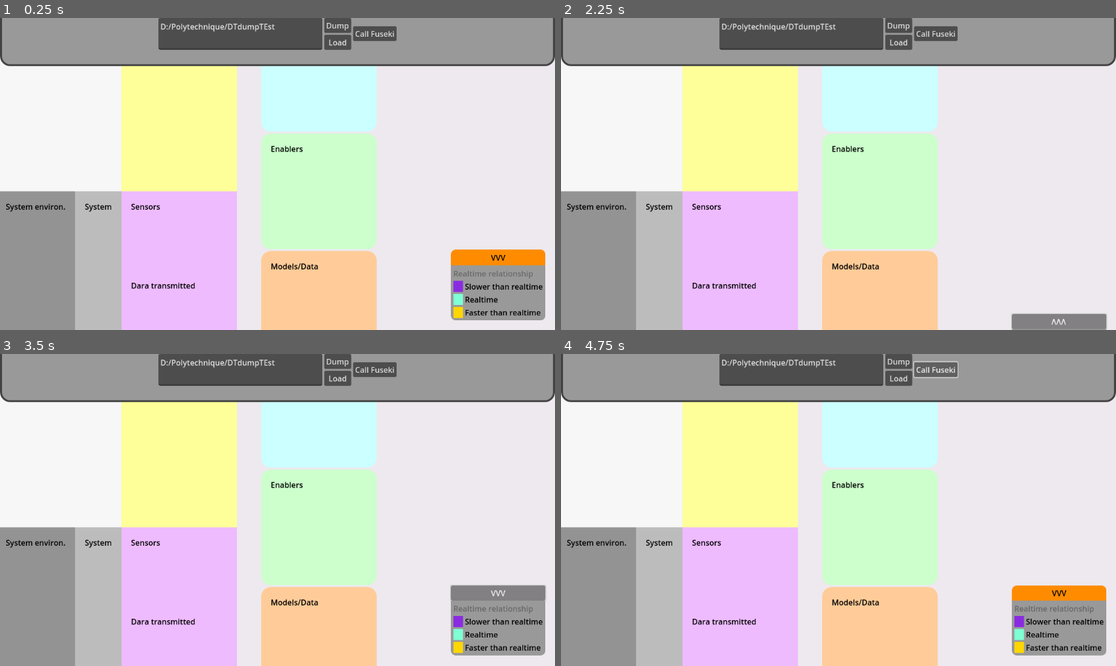
Above: before the commit, frames 1-4 (two rows, left to right).
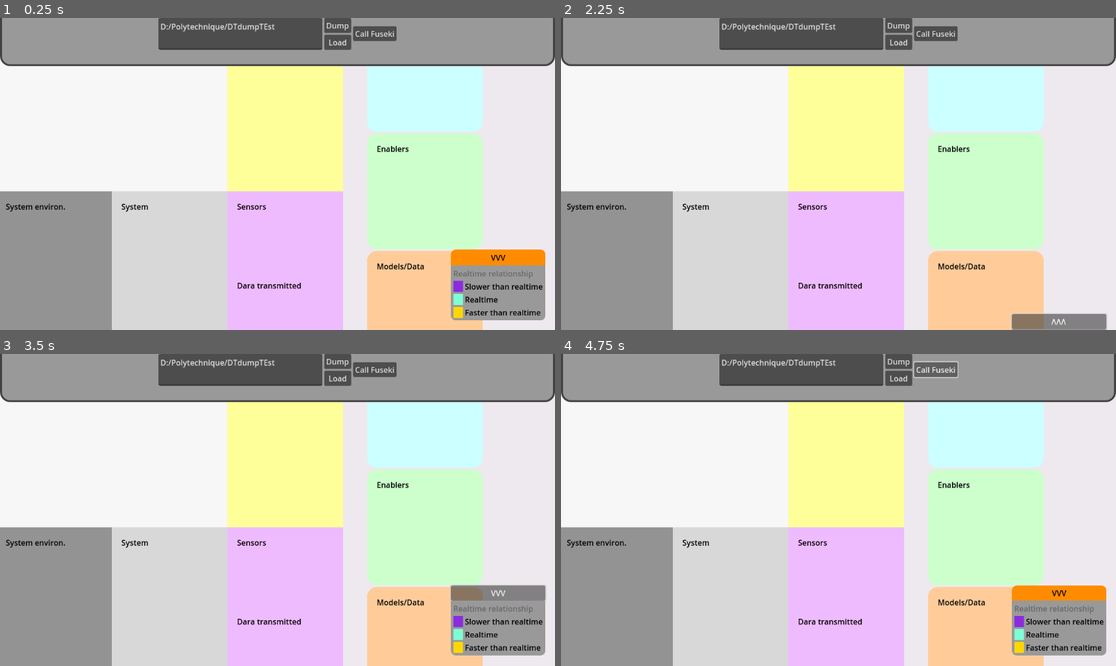
Above: after the commit, the same moments.

Repository: oakeslab-polymtl/DTInsight
Game: Godot game, scene res://MainScene/MainScene.tscn
The game is run twice, just before and just after one commit, with the same random seed, the same clock (stepped at 60 frames per second) and the same inputs.
Inputs:
- Up to frame 1 (0.25 s): no input
- Up to frame 2 (2.25 s): click "Call Fuseki" at 0.5 s; click "Dump" at 1.25 s; click "VVV" at 2 s
- Up to frame 3 (3.5 s): click "ΛΛΛ" at 2.75 s
- Up to frame 4 (4.75 s): click "Dump" at 3.5 s; click "Call Fuseki" at 4.25 s

The runs differ from the first frame. In frame 1, 54% of the frame differs, in the area x 13-87%, y 15-100%; in frame 2, 55%; in frame 3, 54%; in frame 4, 54%.
Error before the commit: Invalid access to property or key 'head' on a base object of type 'Nil'. (res://Fuseki/Data/FusekiData.gd:36)
Error after the commit: Invalid access to property or key 'head' on a base object of type 'Nil'. (res://Fuseki/Data/FusekiData.gd:39)

Commit message:
System and system environ integration

Diff:
--- a/Config/FusekiConfig.gd
+++ b/Config/FusekiConfig.gd
@@ -14,6 +14,8 @@
 	const DATA_TRANSMITTED = "dataT"
 	const PROVIDED = "provided"
 	const SENSOR = "sensor"
+	const ENV = "env"
+	const SYSTEM_COMPONENT = "sysComponent"
 
 class RelationAttribute:
 	const MODEL_TO_ENABLER = "inputTo"
--- a/DTContainer/DT&PTContainer.gd
+++ b/DTContainer/DT&PTContainer.gd
@@ -10,6 +10,8 @@
 @onready var machine_container = $PTContainer/DataTravelContainer/MachinePanel/MachineContainer
 @onready var data_transmitted_container = $PTContainer/DataTravelContainer/DataOutPanel/DataOutContainer/DataTransmittedContainer
 @onready var sensor_container = $PTContainer/DataTravelContainer/DataOutPanel/DataOutContainer/SensorsContainer
+@onready var env_container = $"PTContainer/Operator&EnvContainer/HBoxContainer/EnvPanel/EnvContainer"
+@onready var sys_container = $"PTContainer/Operator&EnvContainer/HBoxContainer/SystemPanel/SystemContainer"
 
 #Container side enum
 enum ContainerSide {
@@ -73,6 +75,8 @@
 	update_provided_things(operator_container, machine_container, fuseki_data.provided_thing)
 	update_node_with(data_transmitted_container, fuseki_data.data_transmitted)
 	update_node_with(sensor_container, fuseki_data.sensing_component)
+	update_node_with(env_container, fuseki_data.env)
+	update_node_with(sys_container, fuseki_data.sys_component)
 
 func update_provided_things(operator_container : HBoxContainer, machine_container : HBoxContainer, provided_data : Dictionary):
 	var operator_data : Dictionary = {}
--- a/DTContainer/DT&PTContainer.tscn
+++ b/DTContainer/DT&PTContainer.tscn
@@ -23,7 +23,7 @@
 content_margin_top = 20.0
 content_margin_right = 20.0
 content_margin_bottom = 20.0
-bg_color = Color(0.737193, 0.737193, 0.737193, 1)
+bg_color = Color(0.847474, 0.847474, 0.847474, 1)
 
 [sub_resource type="StyleBoxFlat" id="StyleBoxFlat_qb31t"]
 content_margin_left = 20.0
@@ -114,26 +114,34 @@
 size_flags_vertical = 3
 theme_override_constants/separation = 0
 
-[node name="envContainer" type="PanelContainer" parent="PTContainer/Operator&EnvContainer/HBoxContainer"]
+[node name="EnvPanel" type="PanelContainer" parent="PTContainer/Operator&EnvContainer/HBoxContainer"]
 layout_mode = 2
 size_flags_horizontal = 3
 mouse_filter = 1
 theme_override_styles/panel = SubResource("StyleBoxFlat_ts1y0")
 
-[node name="EnvLabel" type="Label" parent="PTContainer/Operator&EnvContainer/HBoxContainer/envContainer"]
+[node name="EnvContainer" type="HBoxContainer" parent="PTContainer/Operator&EnvContainer/HBoxContainer/EnvPanel"]
+custom_minimum_size = Vector2(200, 200)
+layout_mode = 2
+
+[node name="EnvLabel" type="Label" parent="PTContainer/Operator&EnvContainer/HBoxContainer/EnvPanel/EnvContainer"]
 layout_mode = 2
 size_flags_horizontal = 0
 size_flags_vertical = 0
 theme_override_colors/font_color = Color(0, 0, 0, 1)
 text = "System environ."
 
-[node name="SystemContainer" type="PanelContainer" parent="PTContainer/Operator&EnvContainer/HBoxContainer"]
+[node name="SystemPanel" type="PanelContainer" parent="PTContainer/Operator&EnvContainer/HBoxContainer"]
 layout_mode = 2
 size_flags_horizontal = 3
 mouse_filter = 1
 theme_override_styles/panel = SubResource("StyleBoxFlat_5tggx")
 
-[node name="Label" type="Label" parent="PTContainer/Operator&EnvContainer/HBoxContainer/SystemContainer"]
+[node name="SystemContainer" type="HBoxContainer" parent="PTContainer/Operator&EnvContainer/HBoxContainer/SystemPanel"]
+custom_minimum_size = Vector2(200, 200)
+layout_mode = 2
+
+[node name="SystemLabel" type="Label" parent="PTContainer/Operator&EnvContainer/HBoxContainer/SystemPanel/SystemContainer"]
 layout_mode = 2
 size_flags_horizontal = 0
 size_flags_vertical = 0
--- a/Fuseki/Caller/FusekiCallerButton.gd
+++ b/Fuseki/Caller/FusekiCallerButton.gd
@@ -23,6 +23,10 @@
 	await(SparqlRequest.request_completed)
 	query_fuseky(FusekiQueryManager.SENSORS_QUERY)
 	await(SparqlRequest.request_completed)
+	query_fuseky(FusekiQueryManager.ENV_QUERY)
+	await(SparqlRequest.request_completed)
+	query_fuseky(FusekiQueryManager.SYS_COMPONENT_QUERY)
+	await(SparqlRequest.request_completed)
 	FusekiSignals.fuseki_data_updated.emit()
 	disabled = false
 
--- a/Fuseki/Caller/FusekiQuery.gd
+++ b/Fuseki/Caller/FusekiQuery.gd
@@ -55,3 +55,27 @@
 	?sensor a DTDFvocab:SensingComponent .
 	OPTIONAL {?sensor ?attribute ?value}
 }"
+
+const ENV_QUERY = "PREFIX DTDFvocab:   <https://bentleyjoakes.github.io/DTDF/vocab/DTDFVocab#>
+PREFIX rdfs:        <http://www.w3.org/2000/01/rdf-schema#>
+PREFIX base:        <https://bentleyjoakes.github.io/DTDF/vocab/base#>
+
+SELECT ?env ?attribute ?value
+WHERE {
+	?sus a DTDFvocab:SystemUnderStudy .
+	?sus DTDFvocab:hasEnvironment ?envS .
+	?env base:isContainedIn ?envS .
+	OPTIONAL {?env ?attribute ?value}
+}"
+
+const SYS_COMPONENT_QUERY ="PREFIX DTDFvocab:   <https://bentleyjoakes.github.io/DTDF/vocab/DTDFVocab#>
+PREFIX rdfs:        <http://www.w3.org/2000/01/rdf-schema#>
+PREFIX base:        <https://bentleyjoakes.github.io/DTDF/vocab/base#>
+
+SELECT ?sysComponent ?attribute ?value
+WHERE {
+	?sus a DTDFvocab:SystemUnderStudy .
+	?sus DTDFvocab:hasSystem ?sys .
+	?sysComponent base:isContainedIn ?sys .
+	OPTIONAL {?sysComponent ?attribute ?value}
+}"
--- a/Fuseki/Data/FusekiData.gd
+++ b/Fuseki/Data/FusekiData.gd
@@ -19,6 +19,9 @@
 var provided_thing : Dictionary
 var data_transmitted : Dictionary
 var sensing_component : Dictionary
+var env : Dictionary
+var sys_component : Dictionary
+
 var service_to_provided_thing : Array[GenericLinkedNodes]
 var enabler_to_service : Array[GenericLinkedNodes]
 var model_to_enabler : Array[GenericLinkedNodes]
@@ -50,6 +53,10 @@
 			provided_thing = parse_fuseki_json(json)
 		FusekiConfig.JsonHead.SENSOR:
 			sensing_component = parse_fuseki_json(json)
+		FusekiConfig.JsonHead.ENV:
+			env = parse_fuseki_json(json)
+		FusekiConfig.JsonHead.SYSTEM_COMPONENT:
+			sys_component = parse_fuseki_json(json)
 
 #Parse the json from Fuseki into internal data structure
 #Return an Array of GenericLinkedNodes or a Dictionary depending on the data type
